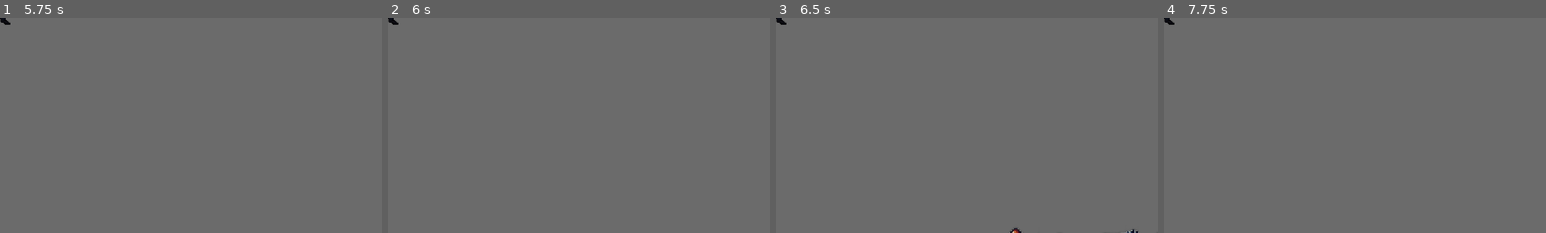
Above: before the commit, frames 1-4 (left to right).
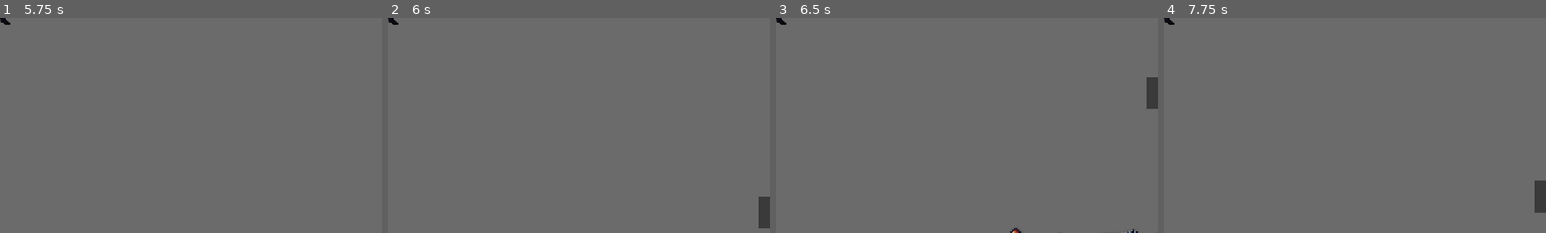
Above: after the commit, the same moments.

Repository: zowskyy/crxcibl3
Game: Godot game, scene res://scenes/TestRoom.tscn
The game is run twice, just before and just after one commit, with the same random seed, the same clock (stepped at 60 frames per second) and the same inputs.
Inputs (mouse positions are % of the whole screen's width and height, from its top left):
- Up to frame 1 (5.75 s): click "Add Heat (or press H)" at 0.5 s; tap Enter at 1.25, 4.25 s; drag from (10, 81) to (60, 28) at 1.27 s; drag from (30, 55) to (45, 70) at 2.02 s; tap Space at 2.75 s; move the mouse to (60, 28) at 2.77 s; hold Right (ui_right) 2.78-3.5 s; tap H at 2.85, 4.35 s; drag from (45, 70) to (20, 35) at 3.52 s; move the mouse to (80, 65) at 4.27 s; hold Left (ui_left) 4.28-5 s; drag from (20, 35) to (35, 25) at 5.02 s
- Up to frame 2 (6 s): tap Space at 5.75 s; move the mouse to (55, 50) at 5.77 s; hold Down (ui_down) from 5.78 s (still down); tap H at 5.85 s; click (55, 50) at 5.92 s
- Up to frame 3 (6.5 s): keep holding Down (ui_down)
- Up to frame 4 (7.75 s): release Down (ui_down) at 6.5 s; drag from (35, 25) to (30, 55) at 6.52 s; tap Enter at 7.25 s; move the mouse to (72, 45) at 7.27 s; hold Up (ui_up) from 7.28 s (still down); tap H at 7.35 s
The pictures show only the part of the screen within x 50-100%, y 50-100%; the shares and areas given below are measured in that part.

Frame 1 is identical in both runs. In frame 2, 0.4% of the frame differs, in the area x 97-100%, y 83-98%; in frame 3, 0.4%; in frame 4, 0.5%, in the area x 97-100%, y 75-91%.

Commit message:
Slice 2.12: first enemy -- rival crew grunt with chase/attack AI
Enemy.gd: placeholder dark square (no enemy art exists yet, same
"behavior before art" pattern already used for the player and
buildings). Idle until the player is within DETECTION_RADIUS (150),
then chases via move_and_slide(); attacks on contact (ATTACK_RANGE 20)
with a 1s cooldown, dealing 8 damage via the player's take_damage()
from Slice 2.11. 40 HP, dies via queue_free() at 0.

Player.gd now calls add_to_group("player") in _ready() so the enemy can
find it via get_tree().get_first_node_in_group() -- same deferred-lookup
pattern as the joystick, since sibling _ready() order depends on scene
declaration order, not spawn logic.

One Enemy1 instance placed in TestRoom.tscn, positioned just outside
detection range of the player's start position so approaching it
demonstrates the idle -> chase transition rather than starting
mid-chase. Renamed the shared 16x16 collision shape resource from
RectangleShape2D_player to _16sq since the enemy now reuses it too.

Diff:
--- /dev/null
+++ b/godot/scenes/Enemy.gd
@@ -0,0 +1,66 @@
+extends CharacterBody2D
+## Rival crew grunt -- Slice 2.12's first enemy. Placeholder dark square
+## (no enemy art exists yet -- same "build the behavior first, swap real
+## art in later" pattern already used for the player and the boardwalk
+## buildings). Chases the player once within DETECTION_RADIUS and attacks
+## on contact with a cooldown.
+
+const SPEED := 70.0
+const SIZE := 16.0
+const DETECTION_RADIUS := 150.0
+const ATTACK_RANGE := 20.0
+const ATTACK_DAMAGE := 8
+const ATTACK_COOLDOWN := 1.0
+const MAX_HEALTH := 40
+
+var health := MAX_HEALTH
+
+var _attack_timer := 0.0
+var _player: CharacterBody2D = null
+
+
+func _ready() -> void:
+	# Deferred for the same reason Player's joystick lookup is: whichever
+	# node calls add_to_group("player") might not have run its _ready()
+	# yet at this point, depending on scene tree declaration order.
+	call_deferred("_find_player")
+
+
+func _find_player() -> void:
+	_player = get_tree().get_first_node_in_group("player")
+
+
+func _physics_process(delta: float) -> void:
+	_attack_timer = maxf(0.0, _attack_timer - delta)
+
+	if _player == null:
+		return
+
+	var to_player := _player.global_position - global_position
+	var distance := to_player.length()
+
+	if distance <= ATTACK_RANGE:
+		velocity = Vector2.ZERO
+		_try_attack()
+	elif distance <= DETECTION_RADIUS:
+		velocity = to_player.normalized() * SPEED
+	else:
+		velocity = Vector2.ZERO
+
+	move_and_slide()
+
+
+func _try_attack() -> void:
+	if _attack_timer <= 0.0 and _player.has_method("take_damage"):
+		_player.take_damage(ATTACK_DAMAGE)
+		_attack_timer = ATTACK_COOLDOWN
+
+
+func take_damage(amount: int) -> void:
+	health = maxi(0, health - amount)
+	if health <= 0:
+		queue_free()
+
+
+func _draw() -> void:
+	draw_rect(Rect2(-SIZE / 2, -SIZE / 2, SIZE, SIZE), Color(0.227, 0.227, 0.227))
--- a/godot/scenes/Player.gd
+++ b/godot/scenes/Player.gd
@@ -21,6 +21,7 @@
 
 
 func _ready() -> void:
+	add_to_group("player")
 	# Deferred: Player is declared before CanvasLayer/VirtualJoystick in the
 	# scene tree, so at _ready() time the joystick hasn't added itself to
 	# the group yet (sibling _ready() order follows scene declaration
--- a/godot/scenes/TestRoom.tscn
+++ b/godot/scenes/TestRoom.tscn
@@ -9,8 +9,9 @@
 [ext_resource type="Texture2D" path="res://assets/buildings/chainlink_fence.png" id="7"]
 [ext_resource type="Script" path="res://scenes/HeatMeter.gd" id="8"]
 [ext_resource type="Texture2D" path="res://assets/heroes/hero_enforcer_ghost.png" id="9"]
+[ext_resource type="Script" path="res://scenes/Enemy.gd" id="10"]
 
-[sub_resource type="RectangleShape2D" id="RectangleShape2D_player"]
+[sub_resource type="RectangleShape2D" id="RectangleShape2D_16sq"]
 size = Vector2(16, 16)
 
 [sub_resource type="RectangleShape2D" id="RectangleShape2D_building"]
@@ -86,13 +87,20 @@
 texture = ExtResource("9")
 
 [node name="PlayerCollision" type="CollisionShape2D" parent="Player"]
-shape = SubResource("RectangleShape2D_player")
+shape = SubResource("RectangleShape2D_16sq")
 
 [node name="Camera2D" type="Camera2D" parent="Player"]
 limit_left = 0
 limit_top = 0
 limit_right = 1100
 limit_bottom = 600
+
+[node name="Enemy1" type="CharacterBody2D" parent="."]
+position = Vector2(780, 400)
+script = ExtResource("10")
+
+[node name="Enemy1Collision" type="CollisionShape2D" parent="Enemy1"]
+shape = SubResource("RectangleShape2D_16sq")
 
 [node name="CanvasLayer" type="CanvasLayer" parent="."]
 
Not shown: 1 places in godot/scenes/TestRoom.tscn that only renumber resources
